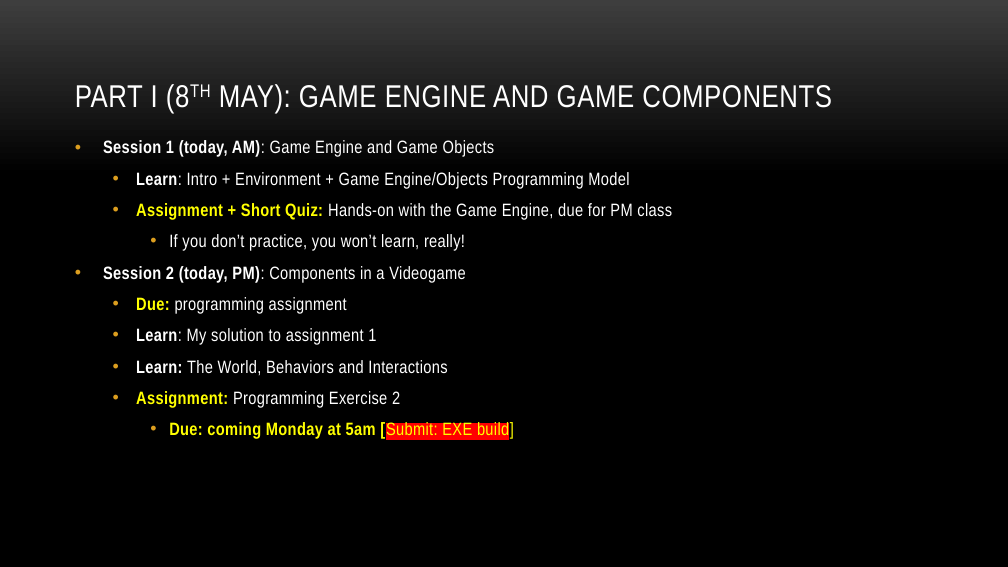
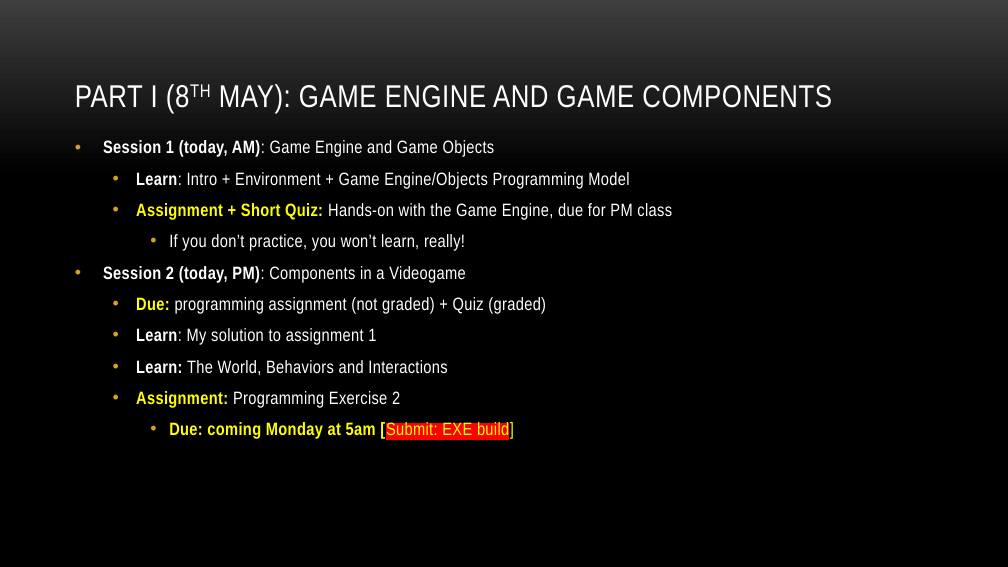
Before and after one commit to myuwbclasses/IntroGameDevelopment, a slide deck: slide 15 of PPT/Intro.pptx (slide 13 before the commit). Drawn at 1008x567 pixels with LibreOffice and Linux fonts; fonts in the diff are those of the drawing; background and template pictures are left out. Boxes give left, top, right and bottom in pixels: in the first picture for what was removed or moved away, otherwise in the second. Text is boxed around its words. In the diff, an @@ line names an element or a change of style, - is before the commit and + after.

```diff
--- a/PPT/Intro.pptx
+++ b/PPT/Intro.pptx
@@ text at [136, 297, 546, 314]: text changed @@
-  • Due: programming assignment
+  • Due: programming assignment (not graded) + Quiz (graded)
```
Also in this commit, not shown: 6 other slides changed, 2 slides added.
